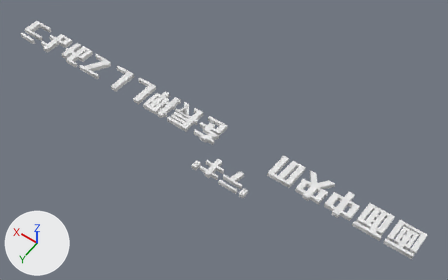
Before and after pictures for a commit that changed the OBJ model Project/Resources/Models/tutorialText/tutorialText12.obj.
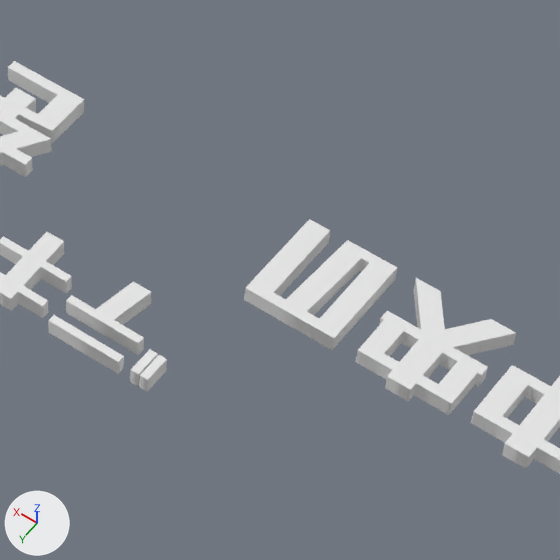
There are two pictures of each version: one whole from a camera (50 mm lens) standing at (-5.06, 6.2, 9.6) and looking at (-0.65, 0.02, -0.1), one close up on the part from 46% to 77% of the width and 36% to 86% of the height. The axes (+X, +Y, +Z) are drawn at lower left. The lights are the same throughout. The last two pictures show the newer version. Where no turn or scale is listed for an object, it has been applied to the vertices.

Names of what the first close-up shows: 'Text.002', 'Text.003', 'Text.004'.
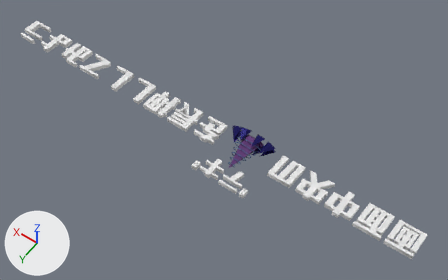
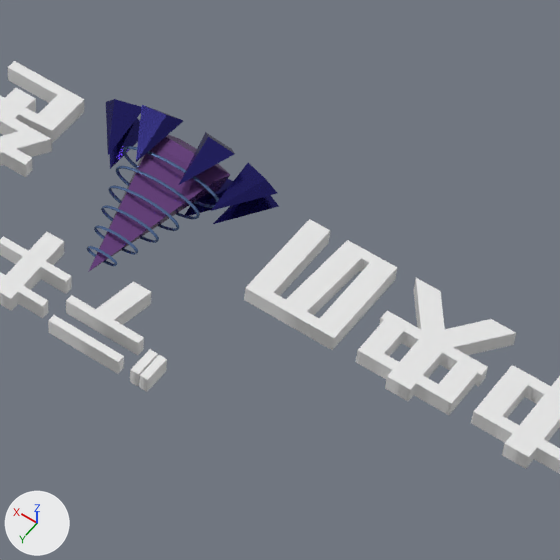
Changed parts and their boxes [x1, y1, x2, y2] in the close-ups (560 x 560 px):
'トーラス.004', added
    after: [87, 99, 279, 272]
    faces in mat_マテリアル_001 (dark blue #1f1c6b): [106, 99, 279, 224]
    faces in mat_material_024 (purple #764c90): [88, 135, 230, 272]
    faces in mat_ring (blue #5c78a8): [87, 146, 219, 266]

Patch to the scene script:
```diff
--- a/Project/Resources/Models/tutorialText/tutorialText12.obj.py
+++ b/Project/Resources/Models/tutorialText/tutorialText12.obj.py
@@ mat_material_024 @@
+mat_material_024 = principled_material('Material.024')
+mat_material_024.base_color = (0.182, 0.0718, 0.277)  # purple #764c90
+mat_material_024.metallic = 0.7
+mat_material_024.roughness = 0.2
@@ mat_ring @@
+mat_ring = principled_material('Ring')
+mat_ring.base_color = (0.107, 0.189, 0.391)  # blue #5c78a8
+mat_ring.metallic = 0.7
+mat_ring.roughness = 0.2
@@ mat_マテリアル_001 @@
+mat_マテリアル_001 = principled_material('マテリアル.001')
+mat_マテリアル_001.base_color = (0.0136, 0.0113, 0.146)  # dark blue #1f1c6b
+mat_マテリアル_001.metallic = 0.7
+mat_マテリアル_001.roughness = 0.2
@@ me_トーラス_004 @@
+me_トーラス_004.from_pydata(...)  # 1205 vertices, 2374 faces; spans x -1.675..-0.648, y -0.328..0.601, z -0.198..0.198
+# faces by material slot: [2304, 22, 48]
+me_トーラス_004.materials.append(mat_ring)  # blue #5c78a8
+me_トーラス_004.materials.append(mat_material_024)  # purple #764c90
+me_トーラス_004.materials.append(mat_マテリアル_001)  # dark blue #1f1c6b
@@ ob_トーラス_004 @@
+ob_トーラス_004 = bpy.data.objects.new('トーラス.004', me_トーラス_004)
+ob_トーラス_004.location = (0.0, 0.0, 0.0)
```
